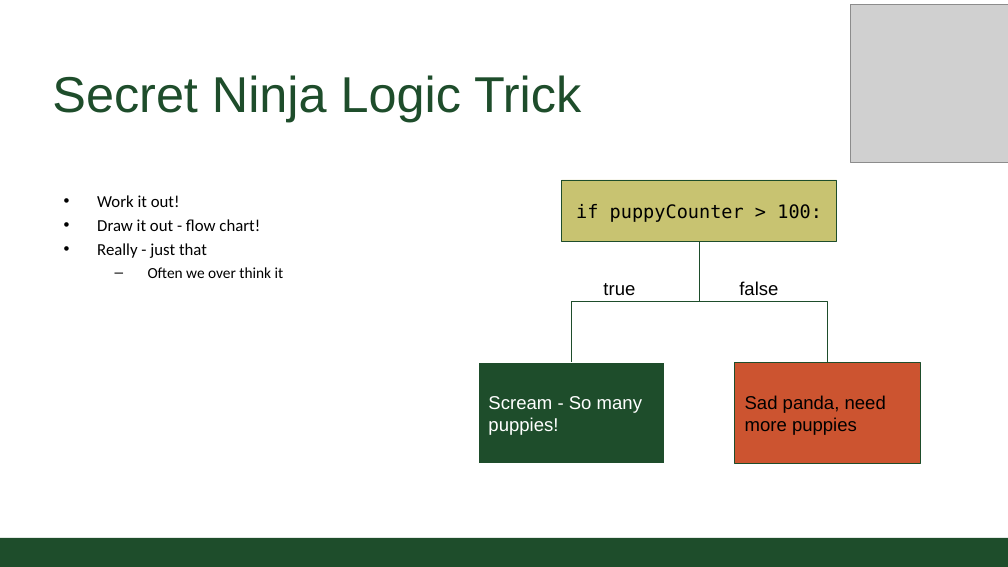
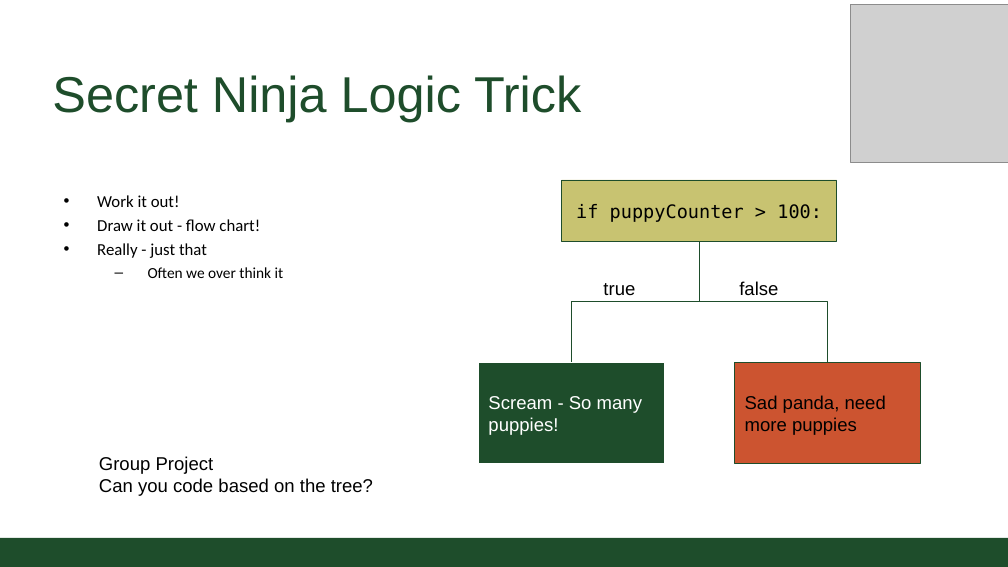
Before and after one commit to CSU-CS150B/handouts, a slide deck: slide 14 of Slides/On-Campus/03_02_Logic-Conditionals.pptx. Drawn at 1008x567 pixels with LibreOffice and Linux fonts; fonts in the diff are those of the drawing; grey boxes stand for pictures; background and template pictures are left out. Boxes give left, top, right and bottom in pixels: in the first picture for what was removed or moved away, otherwise in the second. Text is boxed around its words. In the diff, an @@ line names an element or a change of style, - is before the commit and + after.

```diff
--- a/Slides/On-Campus/03_02_Logic-Conditionals.pptx
+++ b/Slides/On-Campus/03_02_Logic-Conditionals.pptx
@@ text added at <box>99,456,373,496</box>, 20 pt, text #000000 @@
+Group Project
+Can you code based on the tree?
```
Also in this commit, not shown: 2 other slides changed, 1 other file.
